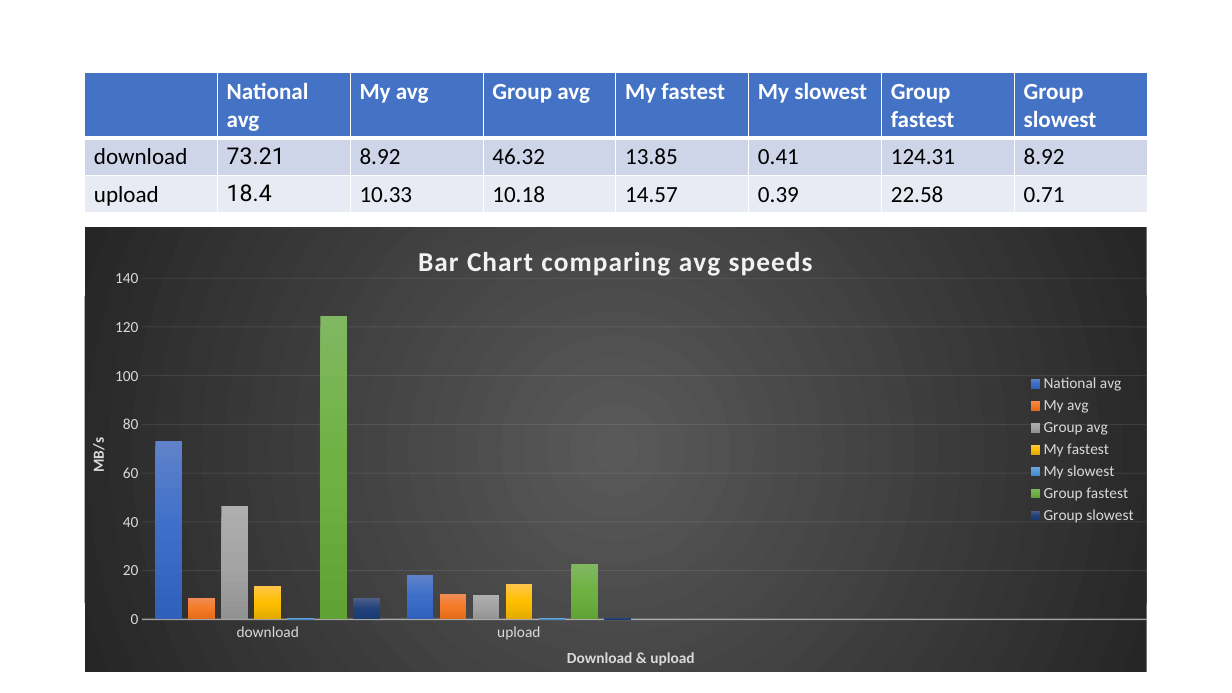
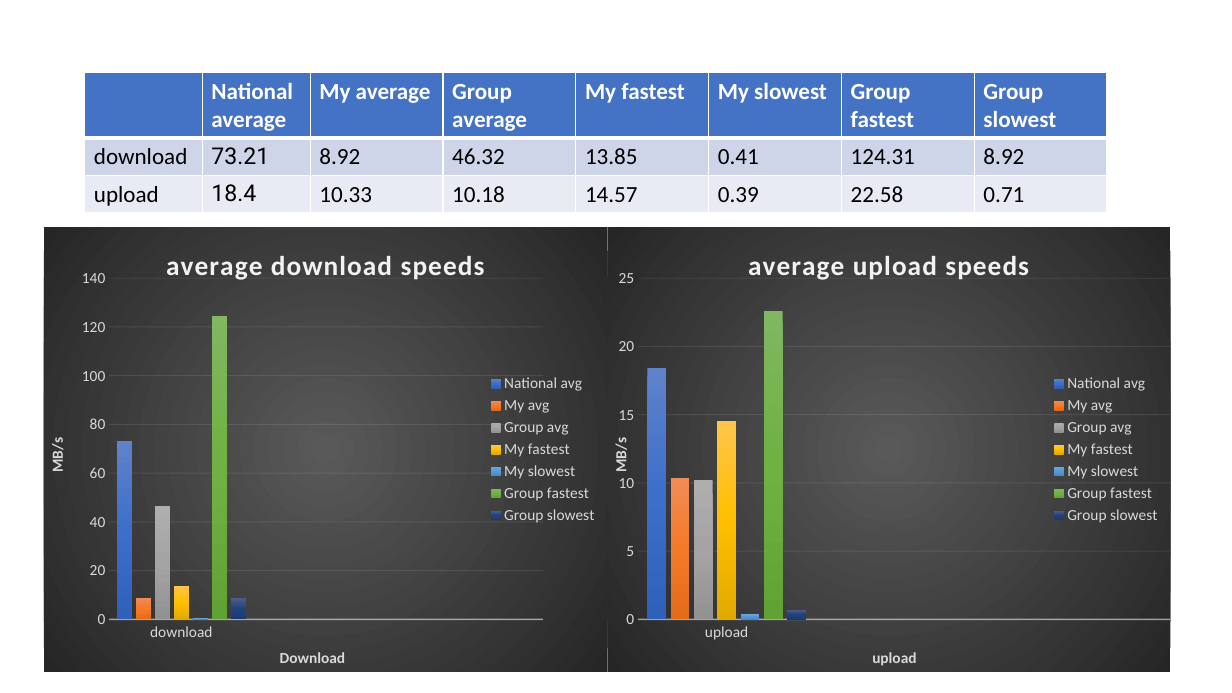
Before and after one commit to HassanNaik/DAWeek6, a slide deck: slide 4 of Comparing the national average download and upload speeds.pptx. Drawn at 1232x693 pixels with LibreOffice and Linux fonts; fonts in the diff are those of the drawing. Boxes give left, top, right and bottom in pixels: in the first picture for what was removed or moved away, otherwise in the second. Text is boxed around its words. In the diff, an @@ line names an element or a change of style, - is before the commit and + after.

```diff
--- a/Comparing the national average download and upload speeds.pptx
+++ b/Comparing the national average download and upload speeds.pptx
@@ table at (85, 72, 1109, 212) @@
-row 1:  | National avg | My avg | Group avg | My fastest | My slowest | Group fastest | Group slowest
+row 1:  | National average | My average | Group average | My fastest | My slowest | Group fastest | Group slowest
@@ table: place and size @@
-table at (85, 72, 1150, 212)
+table at (85, 72, 1109, 212)
@@ column chart at (43, 227, 607, 672) @@
@@ title "Bar Chart comparing avg speeds " to "average download speeds " @@
-categories: download, upload
+categories: download
-National avg: 73, 18, -, -
+National avg: 73, -, -
-My avg: 9, 10, -, -
+My avg: 9, -, -
-Group avg: 46, 10, -, -
+Group avg: 46, -, -
-My fastest: 14, 15, -, -
+My fastest: 14, -, -
-My slowest: 0, 0, -, -
+My slowest: 0, -, -
-Group fastest: 124, 23, -, -
+Group fastest: 124, -, -
-Group slowest: 9, 1, -, -
+Group slowest: 9, -, -
@@ category axis title "Download & upload " to "Download " @@
@@ plot area changed @@
@@ column chart: place and size @@
-column chart at (85, 227, 1148, 672)
+column chart at (43, 227, 607, 672)
@@ column chart added at (607, 227, 1171, 672) @@
+title "average upload speeds "
+categories: upload
+National avg: 18.4, -, -
+My avg: 10.3, -, -
+Group avg: 10.2, -, -
+My fastest: 14.6, -, -
+My slowest: 0.4, -, -
+Group fastest: 22.6, -, -
+Group slowest: 0.7, -, -
```
Also in this commit, not shown: 2 other slides changed, 4 other files.
